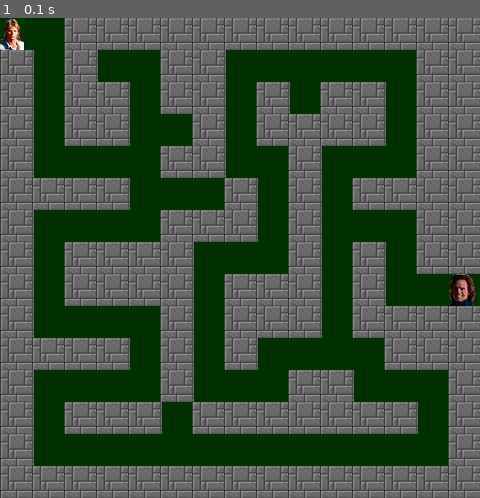
Above: before the commit, frame 1.
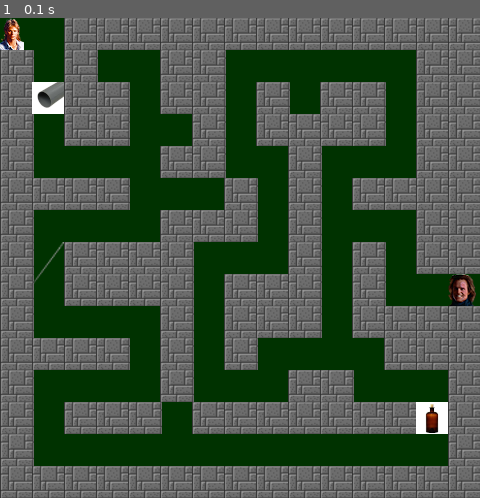
Above: after the commit, the same moment.

Repository: MaryOC2577/Projet-3
Game: pygame game, started from maze/__main__.py
The game is run twice, just before and just after one commit, with the same random seed, the same clock (stepped at 60 frames per second) and the same inputs.
Inputs:
- Up to frame 1 (0.1 s): no input

The runs differ from the first frame. In frame 1, 0.9% of the frame differs, in the area x 6-94%, y 13-87%.

Commit message:
Update moves

Diff:
--- a/maze/application.py
+++ b/maze/application.py
@@ -3,8 +3,8 @@
 from maze.model.mymaze import MyMaze
 
 # from maze.view.console import CliView
-from maze.view.pyview import PyView
-from maze.controller.console import InputKeys
+from maze.view.pygame import PyGameView
+from maze.controller.pygame import InputKeys
 
 
 class Software:
@@ -13,7 +13,7 @@
     def __init__(self):
         """Initialized software."""
         self.maze = MyMaze()
-        self.view = PyView()
+        self.view = PyGameView()
         self.keys = InputKeys()
 
     def run_maze(self):
--- /dev/null
+++ b/maze/controller/pygame.py
@@ -0,0 +1,32 @@
+"""Pygame controller."""
+
+from os import sys
+import pygame
+from maze.model.message import messages
+
+
+class InputKeys:
+    """Check input keys."""
+
+    def __init__(self):
+        """Init keys."""
+        self.pressed_key = ""
+
+    def check_keys(self):
+        """Check pressed keys."""
+
+        for event in pygame.event.get():
+            if event.type == pygame.QUIT:
+                sys.exit()
+            if event.key == pygame.K_LEFT:
+                self.pressed_key = "left"
+            elif event.key == pygame.K_RIGHT:
+                self.pressed_key = "right"
+            elif event.key == pygame.K_DOWN:
+                self.pressed_key = "down"
+            elif event.key == pygame.K_UP:
+                self.pressed_key = "up"
+            else:
+                messages.add_message("Invalid key !")
+                self.pressed_key = ""
+                return
--- a/maze/view/pyview.py
+++ b/maze/view/pygame.py
@@ -8,7 +8,7 @@
 from maze import config
 
 
-class PyView:
+class PyGameView:
     """View with pygame."""
 
     def __init__(self):
@@ -23,6 +23,9 @@
         self.wall = pygame.image.load(str(config.IMG_DIR / "wall.png"))
         self.hero = pygame.image.load(str(config.IMG_DIR / "hero.png"))
         self.guardian = pygame.image.load(str(config.IMG_DIR / "guardian.png"))
+        self.ether = pygame.image.load(str(config.IMG_DIR / "ether.png"))
+        self.needle = pygame.image.load(str(config.IMG_DIR / "needle.png"))
+        self.tube = pygame.image.load(str(config.IMG_DIR / "tube.png"))
 
     def display(self, maze):
         """Main method."""
@@ -44,15 +47,38 @@
                     self.screen.blit(self.wall, pygame_position)
                 elif position in maze.paths:
                     items_positions = [item.position for item in maze.items]
-                    items_char = [item.char for item in maze.items]
+                    items_names = [item.name for item in maze.items]
                     if position == maze.hero.position:
                         self.screen.blit(self.hero, pygame_position)
                     elif position == maze.guardian:
                         self.screen.blit(self.guardian, pygame_position)
-
+                    elif position in items_positions:
+                        if (
+                            items_names[items_positions.index(position)]
+                            == "tube"
+                        ):
+                            self.screen.blit(self.tube, pygame_position)
+                        elif (
+                            items_names[items_positions.index(position)]
+                            == "ether"
+                        ):
+                            self.screen.blit(self.ether, pygame_position)
+                        elif (
+                            items_names[items_positions.index(position)]
+                            == "needle"
+                        ):
+                            self.screen.blit(self.needle, pygame_position)
+                        # self.screen.blit(self.  + items_names[items_positions.index(position)],pygame_position)
         pygame.display.flip()
 
         while 1:
             for event in pygame.event.get():
                 if event.type == pygame.QUIT:
                     sys.exit()
+
+    def display_messages(self, maze):
+        """Display the messages."""
+        for message in maze.messages:
+            print(message)
+            # afficher le message en bas de la fenêtre pendant 2 secondes
+        maze.messages.clear()
